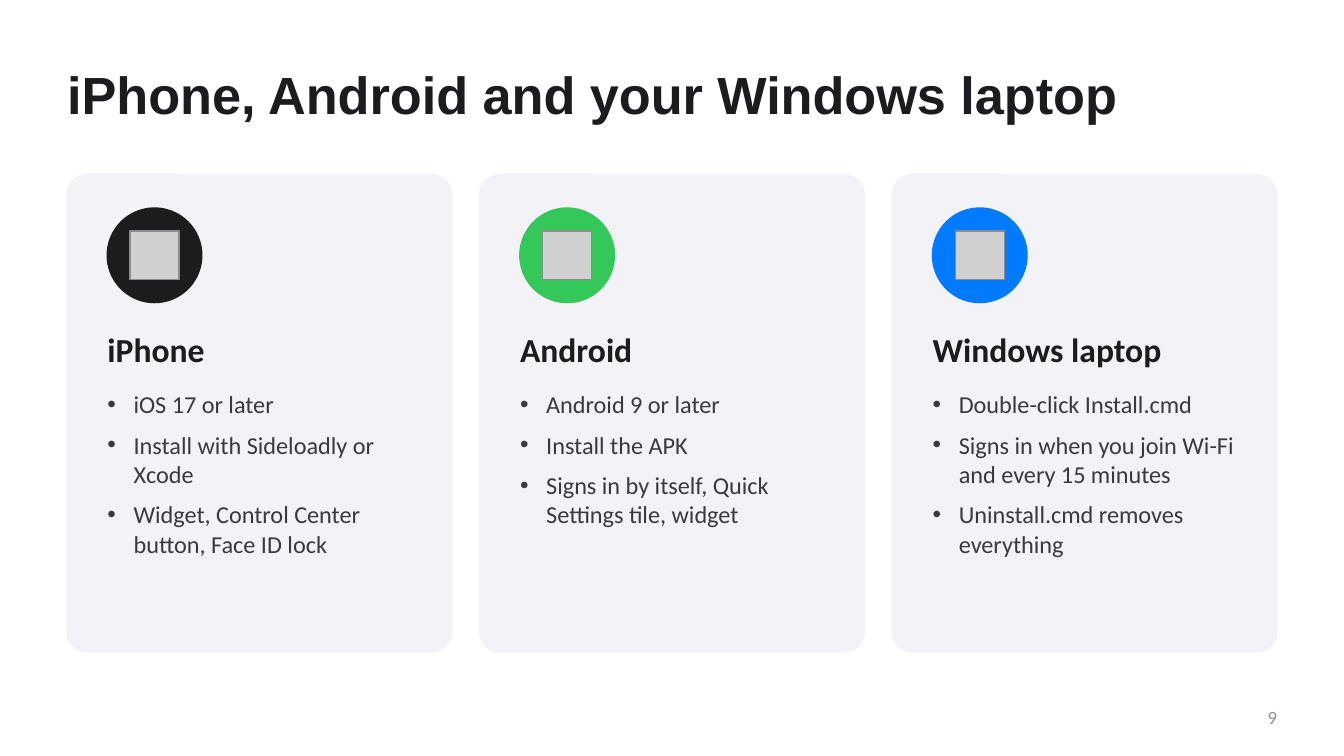
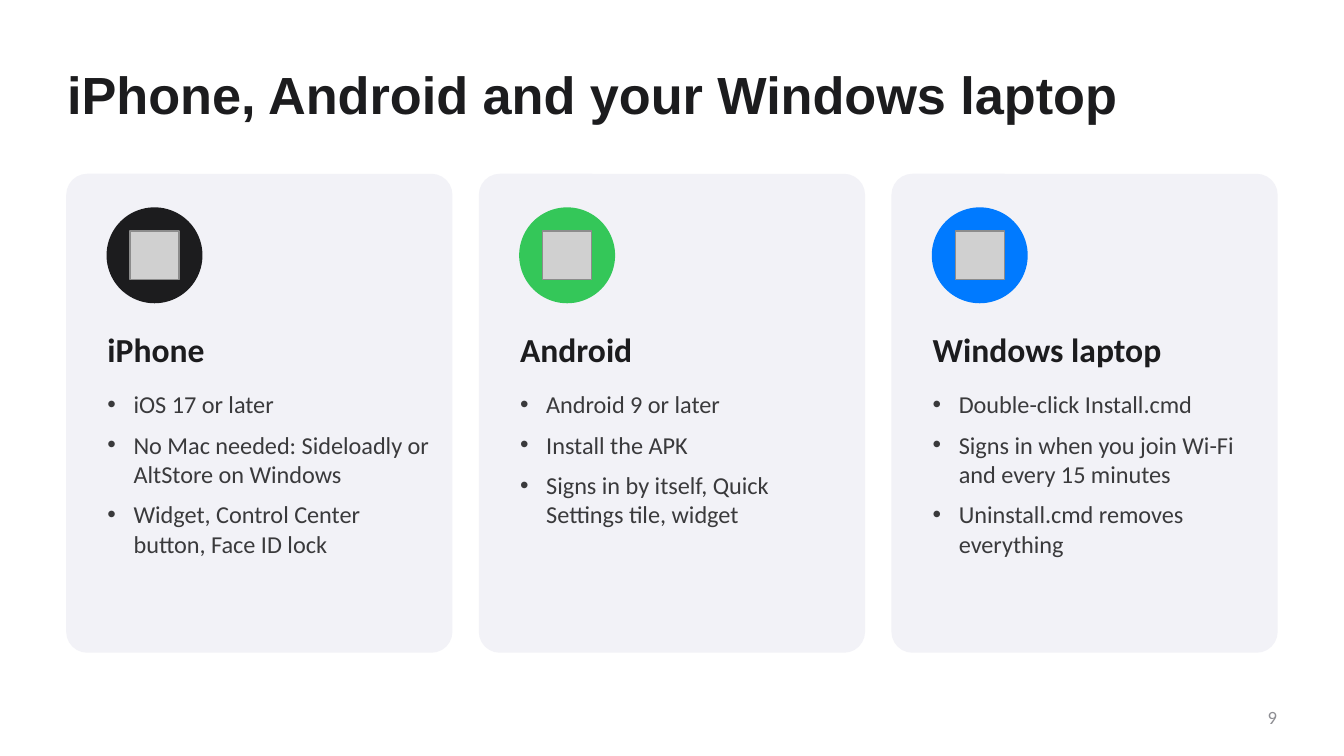
Before and after one commit to Jy2005ov0/WifiConnect, a slide deck: slide 9 of docs/WiFi-Connect-Introduction.pptx. Drawn at 1344x756 pixels with LibreOffice and Linux fonts; fonts in the diff are those of the drawing; grey boxes stand for pictures. Boxes give left, top, right and bottom in pixels: in the first picture for what was removed or moved away, otherwise in the second. Text is boxed around its words. In the diff, an @@ line names an element or a change of style, - is before the commit and + after.

```diff
--- a/docs/WiFi-Connect-Introduction.pptx
+++ b/docs/WiFi-Connect-Introduction.pptx
@@ text at (134, 437, 429, 483): text changed @@
-• Install with Sideloadly or Xcode
+• No Mac needed: Sideloadly or AltStore on Windows
```
Also in this commit, not shown: 1 other slide changed.
